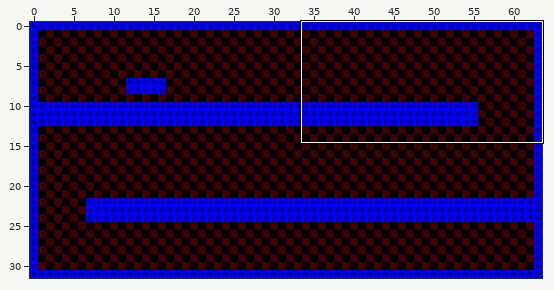
Tiled map: samples/platformer/assets/maps/level1.tmx. The picture above shows the old version from afar; the outline marks the close-up.
Close-up. As it was:
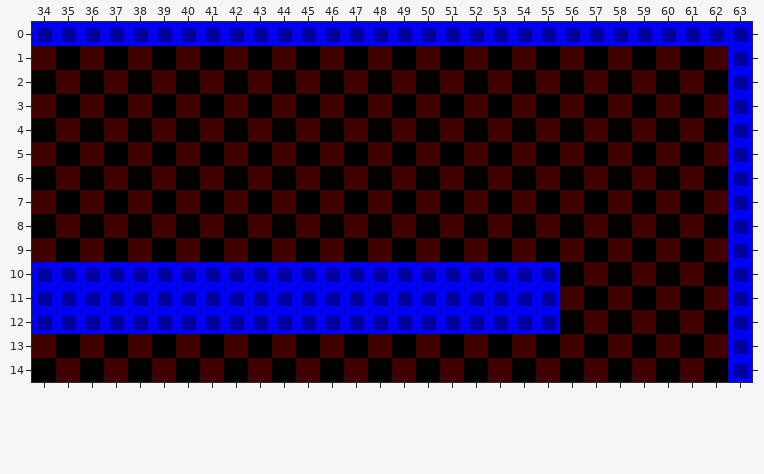
Cells are 16x16 px. Shown: x 34..63, y 0..14.
After the commit:
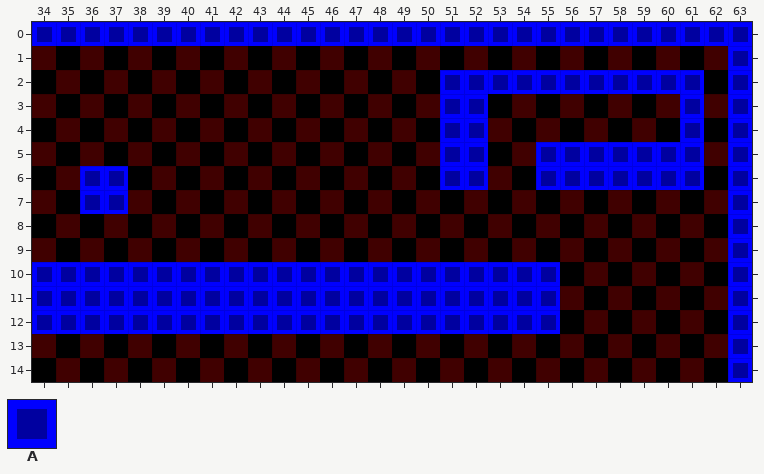
Key: from "Tileset": A 2.
_ is an empty cell.
Difference:
Layer "Solids":
The edit adds tile A in row 2 at x 51 to 61; in rows 3 to 4 at x 51 to 52 and 61; in row 5 at x 51 to 52 and 55 to 61; in row 6 at x 36 to 37, 51 to 52 and 55 to 61; in row 7 at x 36 to 37.
Boxes around the changes in both close-ups, in picture pixels (x1, y1, x2, y2):
added: (440, 70, 704, 190)
added: (80, 166, 128, 214)
